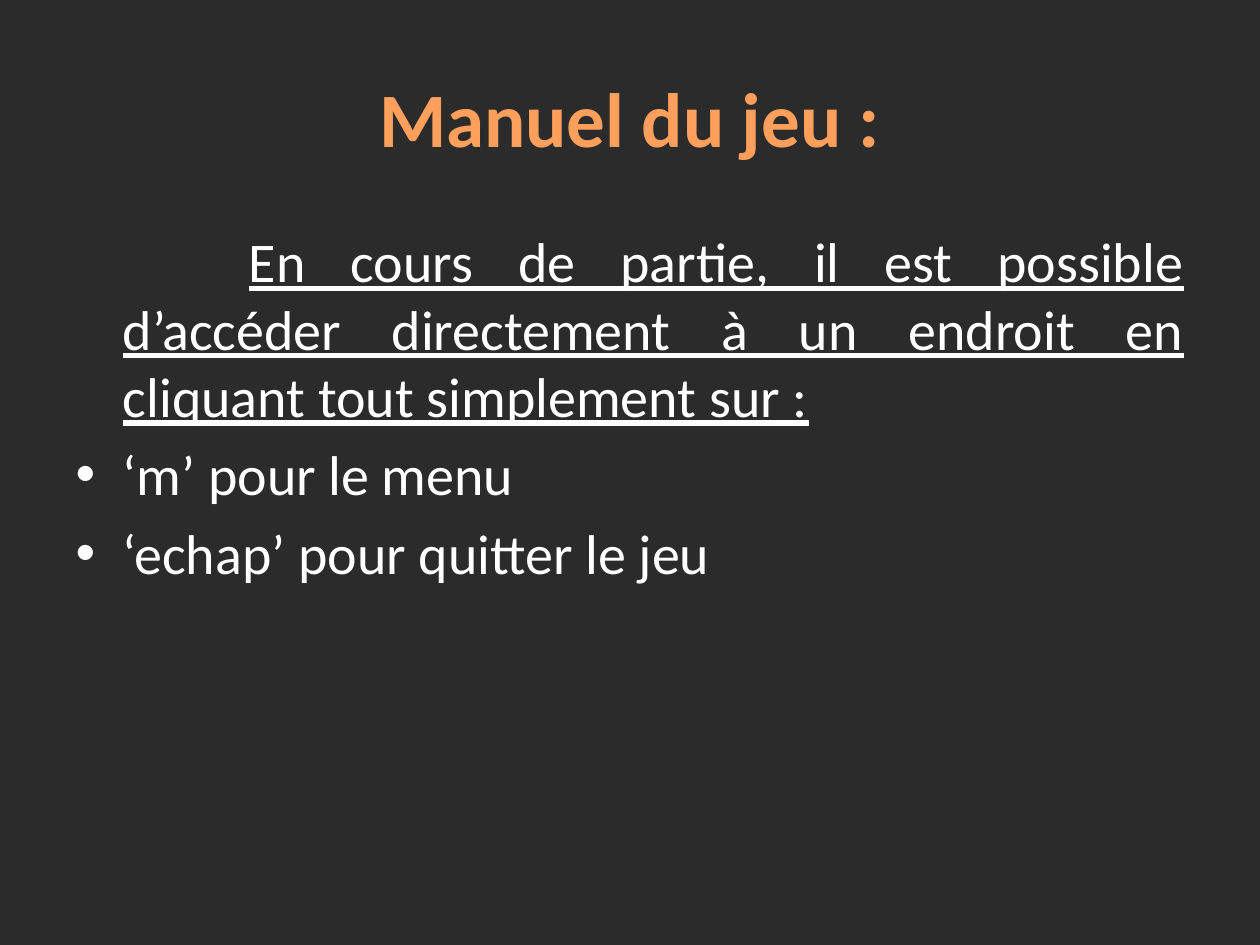
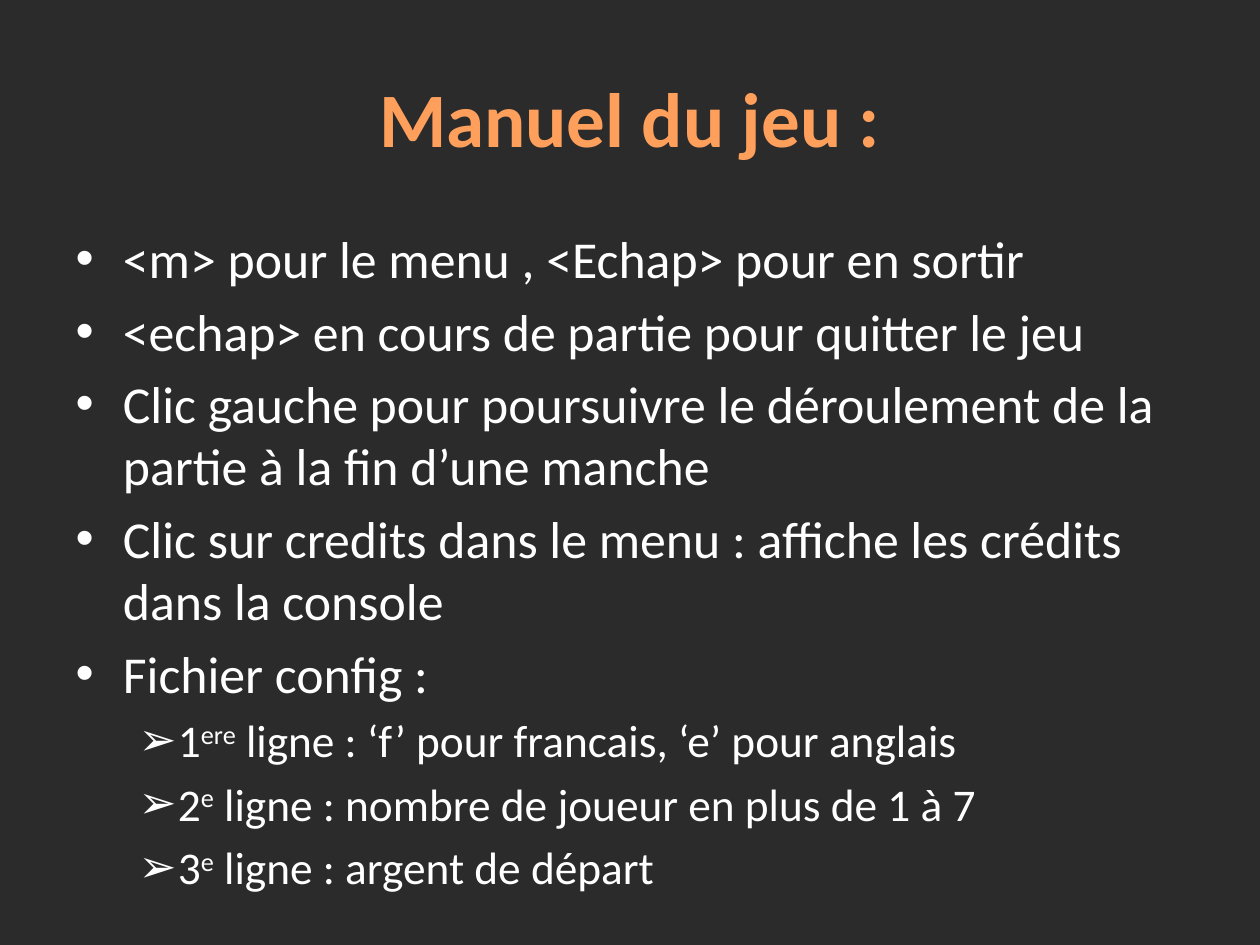
Before and after one commit to winbill/lifesevenpoker, a slide deck: slide 19 of Annexes/Presentation.pptx. Drawn at 1260x945 pixels with LibreOffice and Linux fonts; fonts in the diff are those of the drawing; background and template pictures are left out; a plain dark background stands for a picture behind light text. Boxes give left, top, right and bottom in pixels: in the first picture for what was removed or moved away, otherwise in the second. Text is boxed around its words. In the diff, an @@ line names an element or a change of style, - is before the commit and + after.

Commit message:
maj de la Presentation.pptx

```diff
--- a/Annexes/Presentation.pptx
+++ b/Annexes/Presentation.pptx
@@ text at <box>123,242,1154,829</box>: text changed; size 32 to 29.6 pt @@
-En cours de partie, il est possible d’accéder directement à un endroit en cliquant tout simplement sur :
-• ‘m’ pour le menu
-• ‘echap’ pour quitter le jeu
+• <m> pour le menu , <Echap> pour en sortir
+• <echap> en cours de partie pour quitter le jeu
+• Clic gauche pour poursuivre le déroulement de la partie à la fin d’une manche
+• Clic sur credits dans le menu : affiche les crédits dans la console
+• Fichier config :
+  ➢ 1ere ligne : ‘f’ pour francais, ‘e’ pour anglais
+  ➢ 2e ligne : nombre de joueur en plus de 1 à 7
+  ➢ 3e ligne : argent de départ
```
Also in this commit, not shown: 3 other slides changed.
